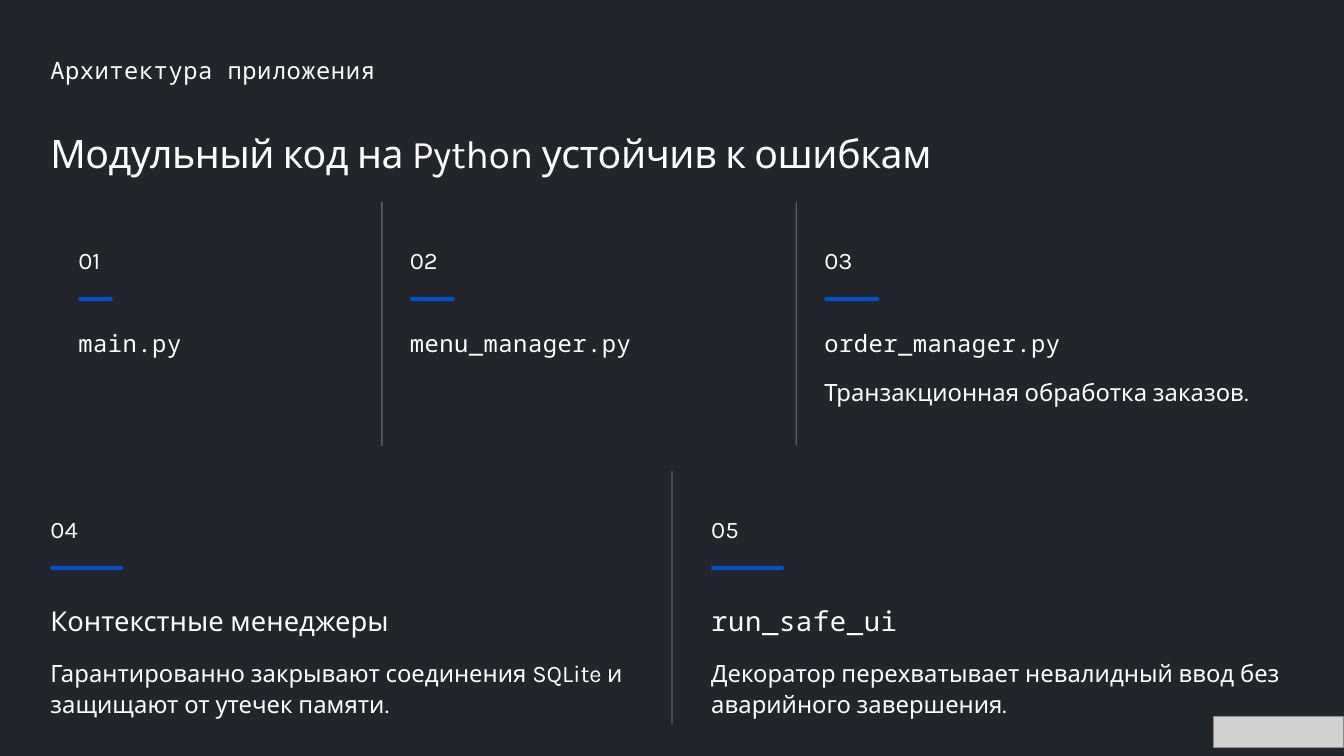
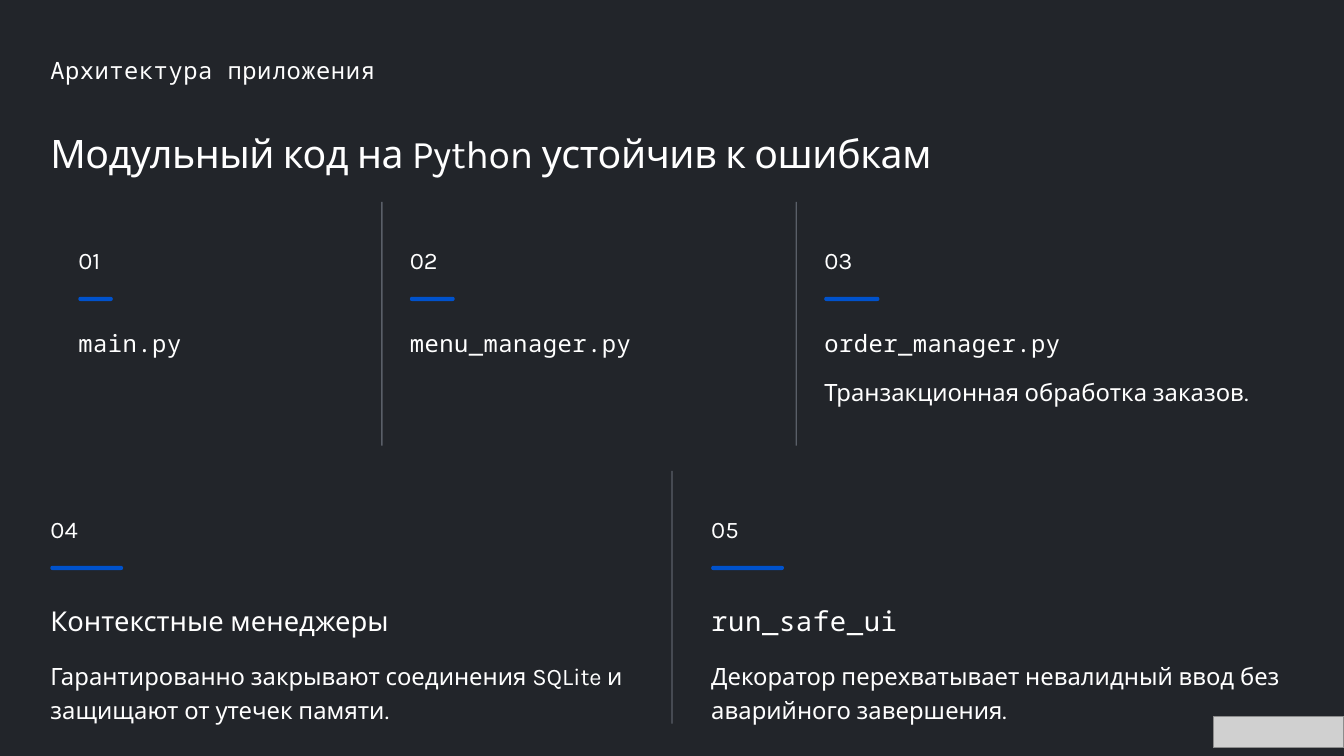
Before and after one commit to Midzuraki/Practice_Show, a slide deck: slide 6 of theory/Презентация защита.pptx. Drawn at 1344x756 pixels with LibreOffice and Linux fonts; fonts in the diff are those of the drawing; grey boxes stand for pictures; background and template pictures are left out. Boxes give left, top, right and bottom in pixels: in the first picture for what was removed or moved away, otherwise in the second. Text is boxed around its words. In the diff, an @@ line names an element or a change of style, - is before the commit and + after.

```diff
--- a/theory/Презентация защита.pptx
+++ b/theory/Презентация защита.pptx
@@ text "Гарантированно закрывают соединения SQLite и ..." at bbox=[50, 668, 622, 725]: line spacing 1.07 to 1.17 @@
@@ text "Декоратор перехватывает невалидный ввод без ..." at bbox=[711, 667, 1279, 725]: line spacing 1.07 to 1.17 @@
```
Also in this commit, not shown: 5 other slides changed, 1 other file.
